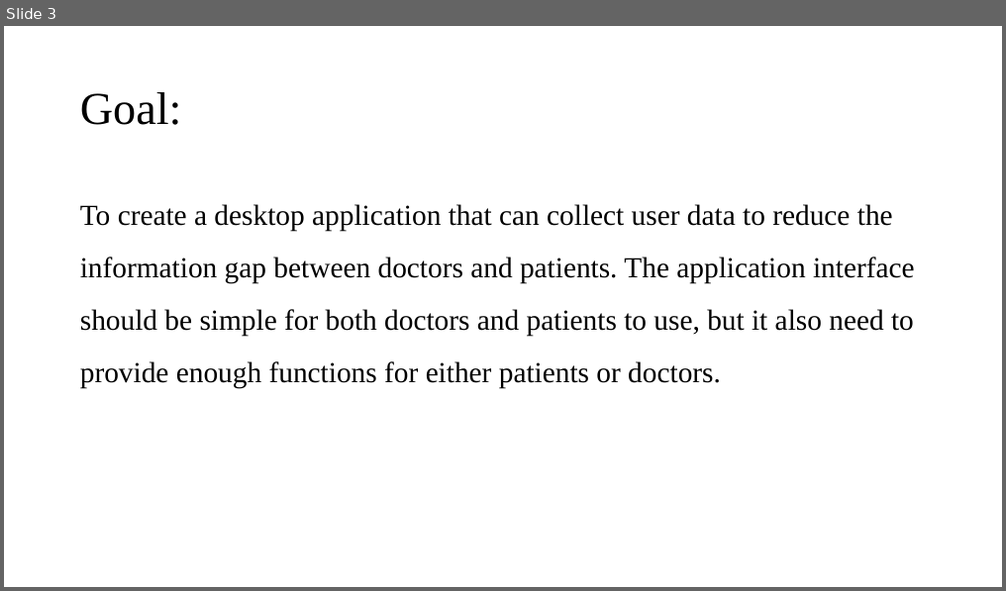
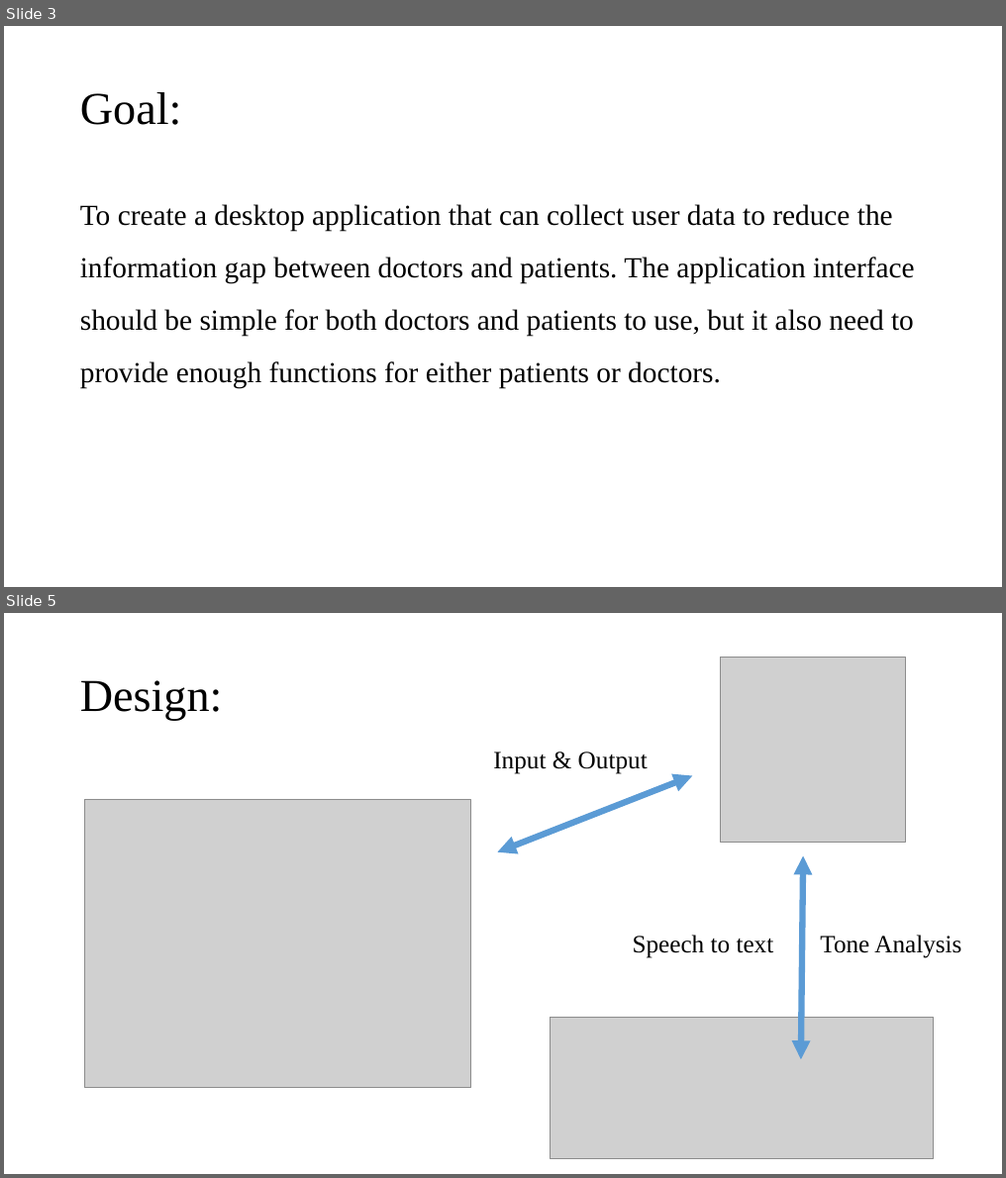
Before and after one commit to wilsonandusa/DoctorWat, a slide deck: Presentation.pptx. Shown one above the other, each under a label of ours: slide 3 before the commit, slides 3 and 5 after it; the slides between them are not shown. The pictures are 1006x591 and 1006x1178 pixels, drawn with LibreOffice and Linux fonts; fonts in the diff are those of the drawing; grey boxes stand for pictures. Boxes give left, top, right and bottom in pixels: in the first picture for what was removed or moved away, otherwise in the second. Text is boxed around its words. In the diff, an @@ line names an element or a change of style, - is before the commit and + after.

```diff
--- a/Presentation.pptx
+++ b/Presentation.pptx
@@ slide 5 added at (x1=4, y1=613, x2=1002, y2=1174), background #FFFFFF @@
@@ picture added at (x1=721, y1=658, x2=906, y2=843) @@
@@ title added at (x1=80, y1=680, x2=223, y2=721), 44 pt, text #000000 @@
+Design:
@@ text added at (x1=493, y1=752, x2=648, y2=774), 24 pt, text #000000 @@
+Input & Output
@@ double arrow added from (497, 853) to (693, 776), #5B9BD5 6 pt @@
@@ picture added at (x1=85, y1=799, x2=470, y2=1088) @@
@@ double arrow added from (801, 1059) to (804, 857), #5B9BD5 6 pt @@
@@ text added at (x1=633, y1=935, x2=774, y2=959), 24 pt, text #000000 @@
+Speech to text
@@ text added at (x1=820, y1=935, x2=961, y2=959), 24 pt, text #000000 @@
+Tone Analysis
@@ picture added at (x1=549, y1=1017, x2=933, y2=1158) @@
```
Also in this commit, not shown: 1 slide changed, 1 other slide added, 1 slide removed, 1 other file.
